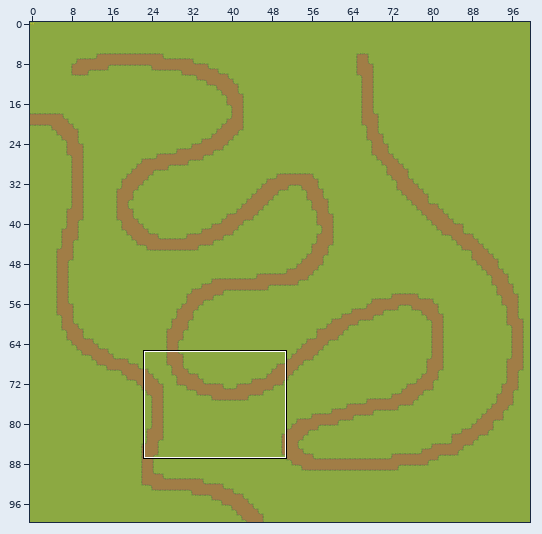
Two versions of a level (Tiled map, LichEngine.Portable/Content/TiledMaps/MapTest.tmx). Above, an overview of the earlier version with the close-up marked.
Close-up. Before the commit:
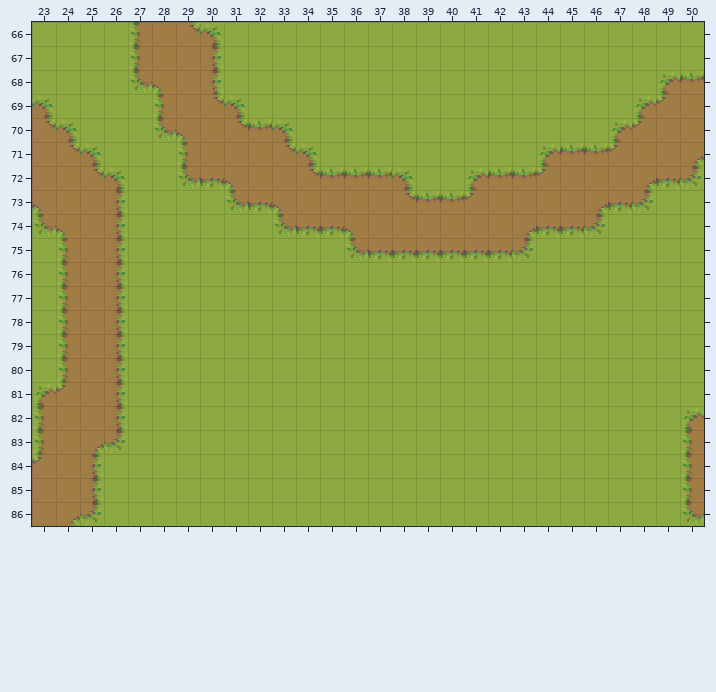
Cells are 16x16 px. Shown: x 23..50, y 66..86. The commit also changed other parts of the map, which this record leaves out.
The same view after the edit:
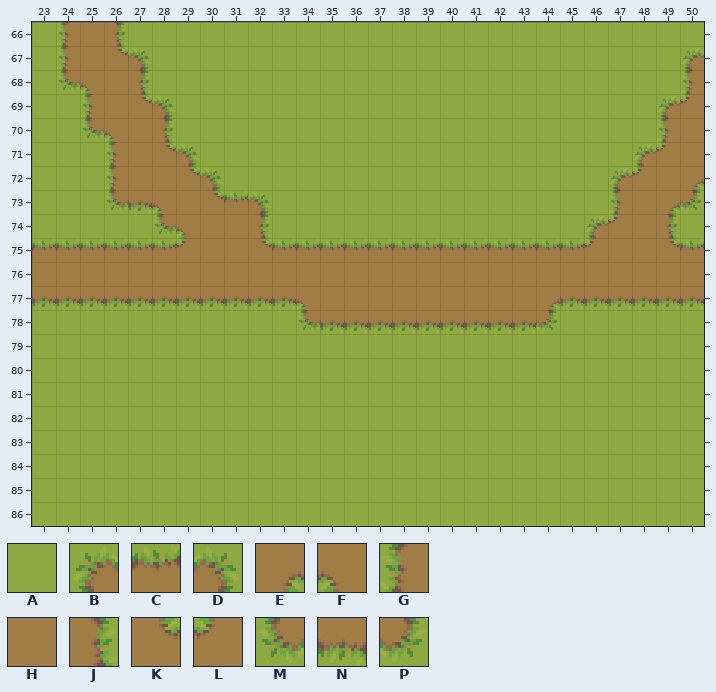
Key: from "OutDoor": A 15, B 16, C 17, D 18, E 19, F 20, G 31, H 32, J 33, K 34, L 35, M 46, N 47, P 48.
_ is an empty cell.
Tiles replaced or removed in this view: A, B, C, D, E, F, G, H, J, K, L, M, N, P.
The edit:
Changed rows in their new state; . is an unchanged cell.
Layer "Tile Layer 1":
first column x 23:
66 .GHJAAAA....................
67 .GHKDAAA...................B
68 .MFHJAAA..................AG
69 A.GHKDAAA................ABL
70 AAMFHJAAAAA.............AAG.
71 AAAGHKDAAAAA.........AAAABLH
72 AAAGHHKDAAAAAAAA..AAAAAABLHE
73 AAAMNFHKCDAAAAAAAAAAAAAAGHEP
74 AAAA.MFHHJAAAAAAAAAAAAABLHJ.
75 CCCCCCLHHKCCCCCCCCCCCCCLHHKC
76 HH.HHHHHHHHHHHHHHHHHHHHHHHHH
77 NNNNNNNNNNNFHHHHHHHHHENNNNNN
78 .AAA.......MNNNNNNNNNP......
79 .AAA........................
80 .AAA........................
81 AAAA........................
82 AAAA.......................A
83 AAAA.......................A
84 AAA........................A
85 AAA........................A
86 AAA........................A
Pixel boxes of the changes (left, top, right, bottom) in both close-ups:
changed: (32, 22, 704, 526)
